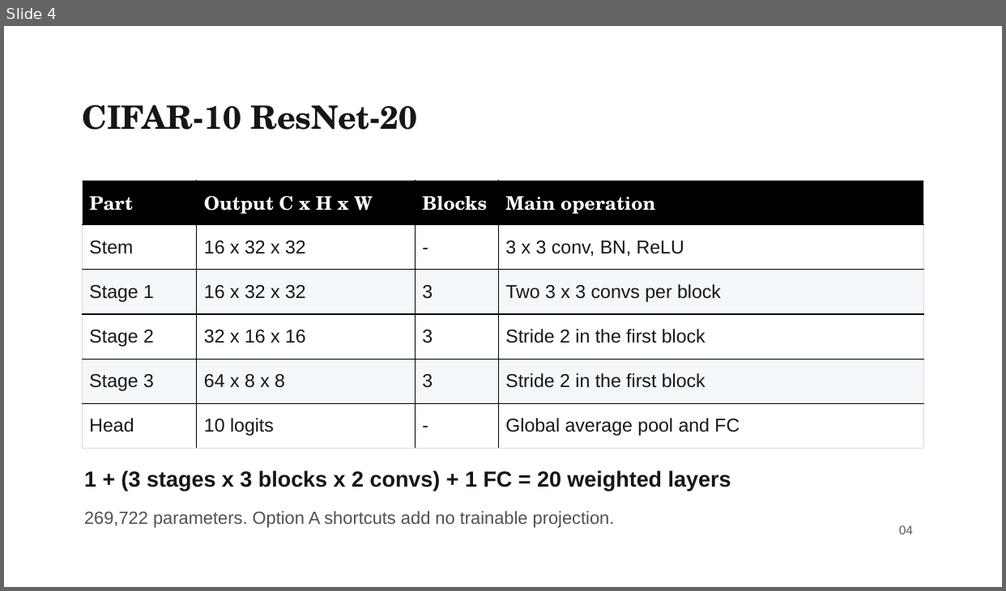
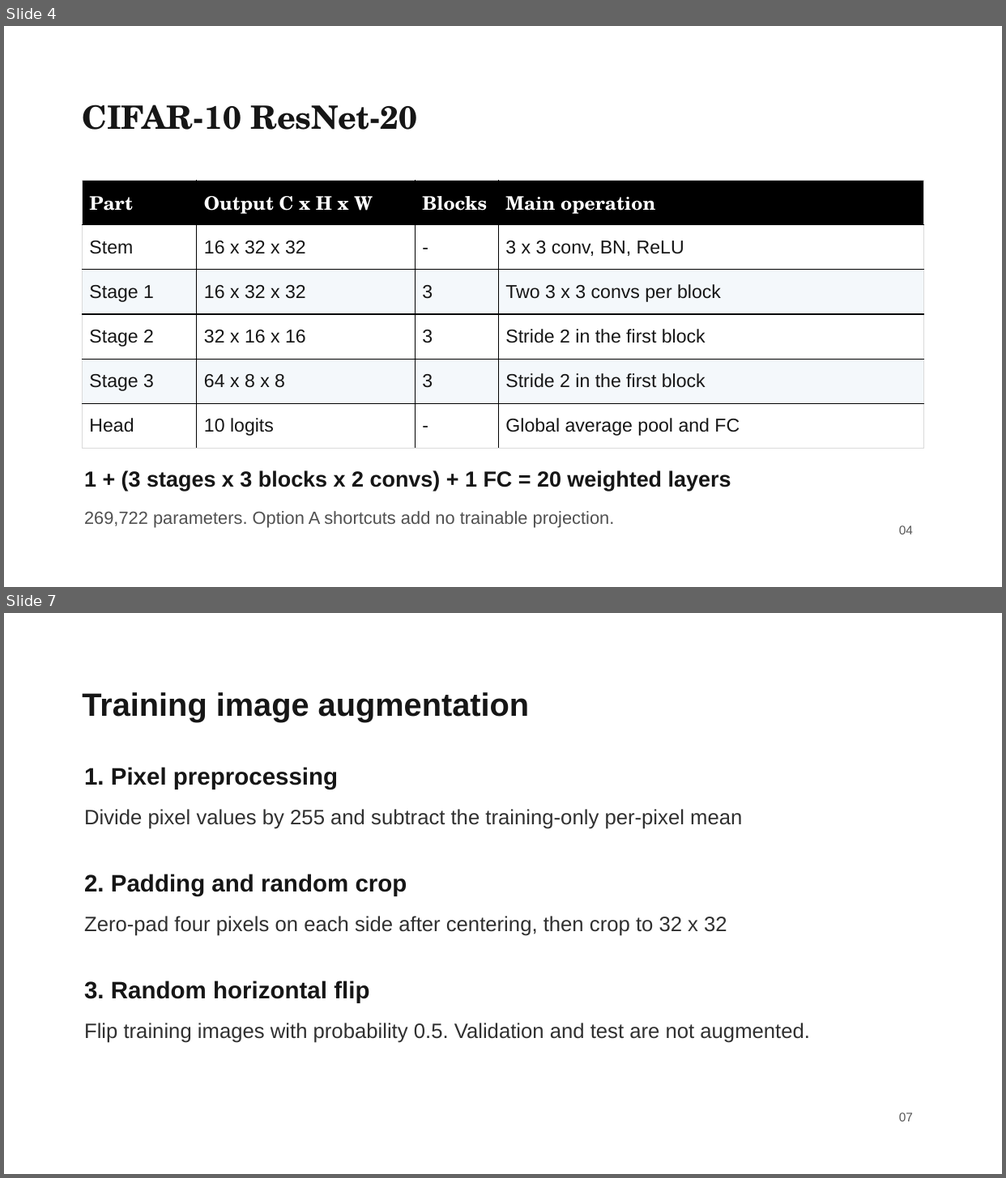
Before and after one commit to liuyanze910-svg/miae01-resnet-replication, a slide deck: docs/slides/week4_a_background_methods.pptx. Shown one above the other, each under a label of ours: slide 4 before the commit, slides 4 and 7 after it; the slides between them are not shown. The pictures are 1006x591 and 1006x1178 pixels, drawn with LibreOffice and Linux fonts; fonts in the diff are those of the drawing; background and template pictures are left out. Boxes give left, top, right and bottom in pixels: in the first picture for what was removed or moved away, otherwise in the second. Text is boxed around its words. In the diff, an @@ line names an element or a change of style, - is before the commit and + after.

```diff
--- a/docs/slides/week4_a_background_methods.pptx
+++ b/docs/slides/week4_a_background_methods.pptx
@@ slide 7 added at (x1=4, y1=613, x2=1002, y2=1174), background picture (left out) @@
@@ text added at (x1=82, y1=692, x2=530, y2=722), 31 pt, text #161616, bold @@
+Training image augmentation
@@ text added at (x1=84, y1=767, x2=338, y2=790), 23 pt, text #161616, bold @@
+1. Pixel preprocessing
@@ text added at (x1=84, y1=809, x2=742, y2=829), 20 pt, text #303030 @@
+Divide pixel values by 255 and subtract the training-only per-pixel mean
@@ text added at (x1=84, y1=874, x2=407, y2=897), 23 pt, text #161616, bold @@
+2. Padding and random crop
@@ text added at (x1=84, y1=916, x2=727, y2=936), 20 pt, text #303030 @@
+Zero-pad four pixels on each side after centering, then crop to 32 x 32
@@ text added at (x1=84, y1=981, x2=369, y2=1003), 23 pt, text #161616, bold @@
+3. Random horizontal flip
@@ text added at (x1=84, y1=1023, x2=810, y2=1043), 20 pt, text #303030 @@
+Flip training images with probability 0.5. Validation and test are not augmented.
@@ text added at (x1=899, y1=1113, x2=913, y2=1122), 12 pt, text #555555 @@
+07
```
Also in this commit, not shown: 8 slides changed, 2 other slides added, 4 other files.
